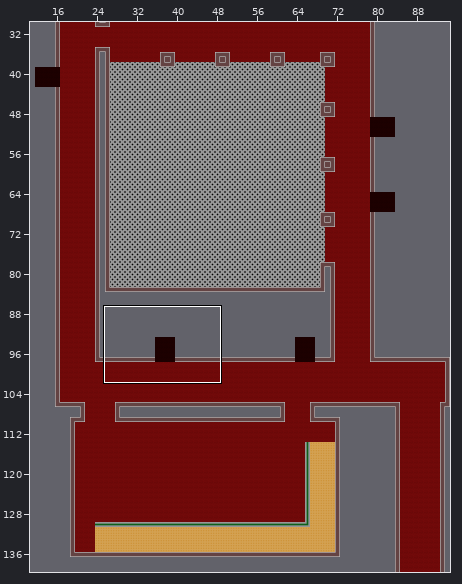
Tiled map -- cliente/desktop/bin/main/mapas/Mapa-PlantaBaja.tmx. The picture above shows the old version from afar; the outline marks the close-up.
Close-up. Before the edit:
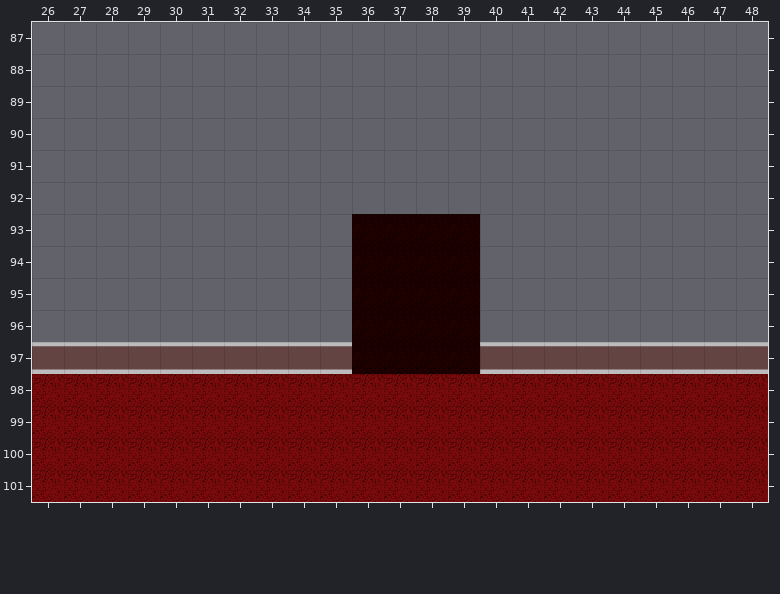
Cells are 48x48 px. Shown: x 26..48, y 87..101. The commit also changed other parts of the map, which this record leaves out.
New version:
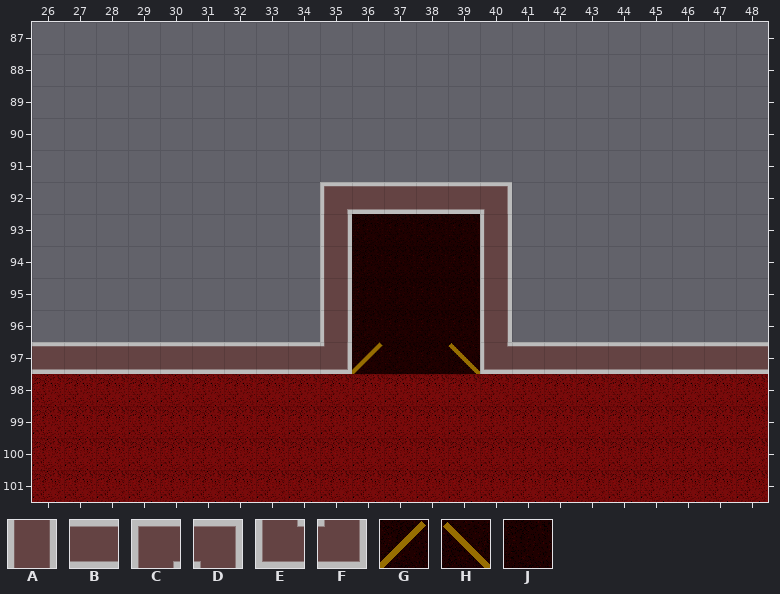
Key: from "Pared-TiledSet": A 0, B 1, C 3, D 4, E 6, F 7; from "Piso-TiledSet": G 1, H 2, J 3.
_ is an empty cell.
Change:
Layer "Tile Layer 1":
There is now tile A in rows 93 to 96 at x 35 and 40.
There is now tile B in row 92 at x 36 to 39.
There is now tile C in row 92 at x 35.
There is now tile D in row 92 at x 40.
The edit turns tile B into tile E in row 97 at x 40.
The edit turns tile B into tile F in row 97 at x 35.
The edit turns tile J into tile G in row 97 at x 36.
The edit turns tile J into tile H in row 97 at x 39.
Pixel boxes of the changes (left, top, right, bottom) in both close-ups:
changed: (320, 182, 512, 374)
